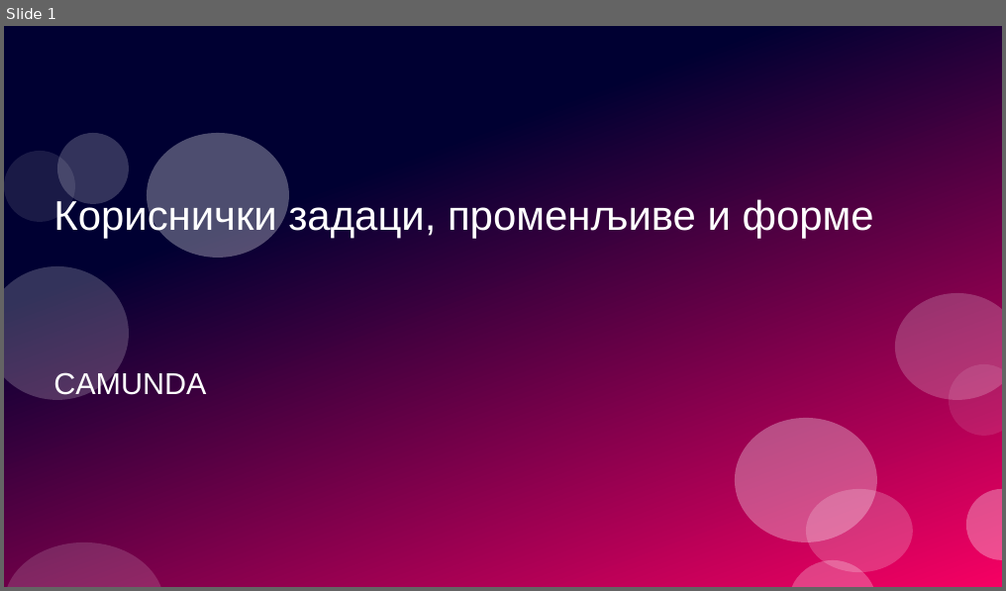
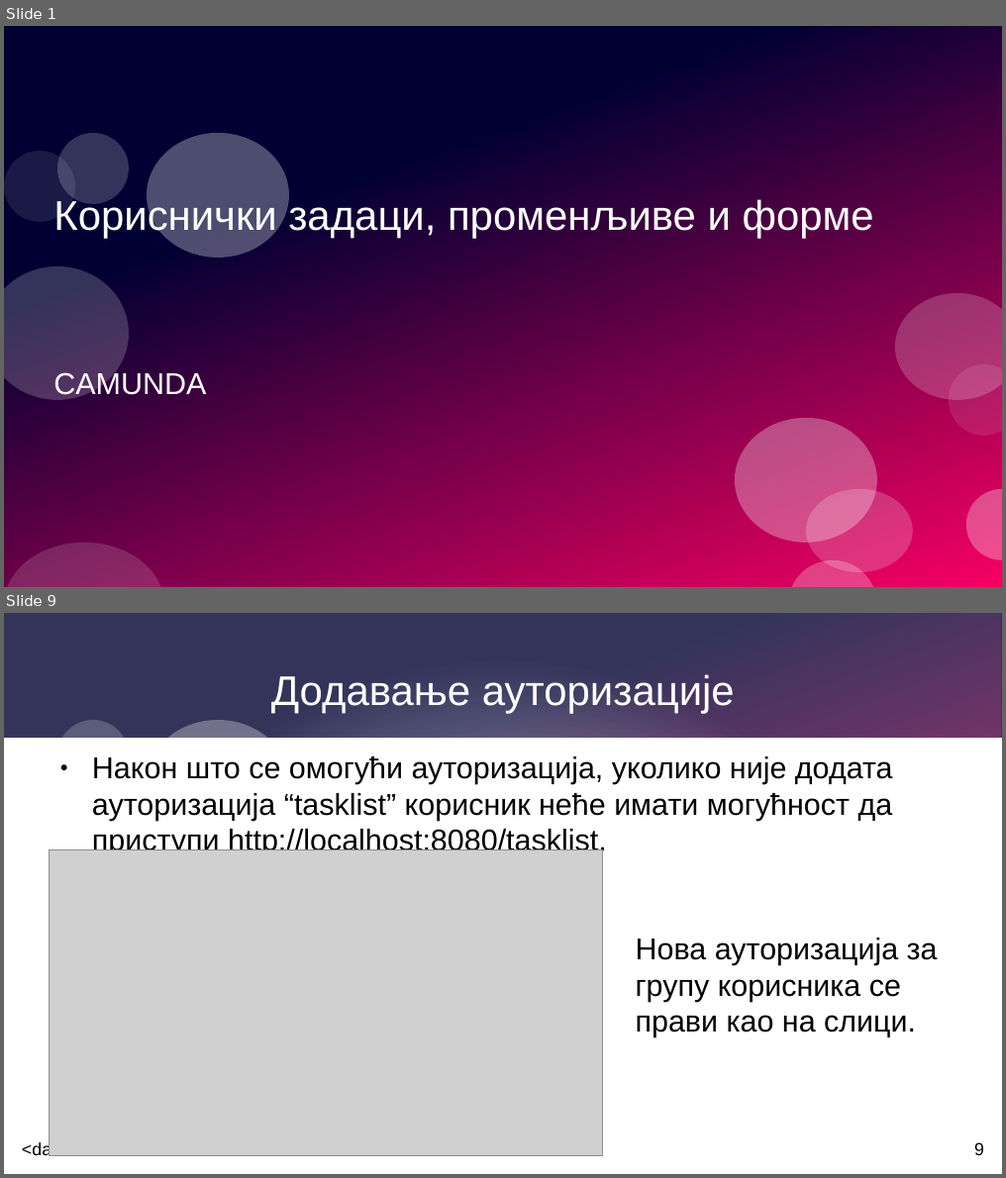
Before and after one commit to balsa-sarenac/upp, a slide deck: 2026-2027/vjezbe/class4/vezbe4.odp. Shown one above the other, each under a label of ours: slide 1 before the commit, slides 1 and 9 after it; the slides between them are not shown. The pictures are 1006x591 and 1006x1178 pixels, drawn with LibreOffice and Linux fonts; fonts in the diff are those of the drawing; grey boxes stand for pictures. Boxes give left, top, right and bottom in pixels: in the first picture for what was removed or moved away, otherwise in the second. Text is boxed around its words. In the diff, an @@ line names an element or a change of style, - is before the commit and + after.

```diff
--- a/2026-2027/vjezbe/class4/vezbe4.odp
+++ b/2026-2027/vjezbe/class4/vezbe4.odp
@@ slide 9 added at box(4, 613, 1002, 1174), background #FFFFFF; not listed: 4 template elements that a slide beside it also shows @@
@@ rectangle added at box(4, 613, 1001, 1174), fill gradient #FFFFFF @@
@@ title added at box(271, 674, 735, 713), 33 pt, text #FFFFFF @@
+Додавање ауторизације
@@ ellipse added at box(148, 720, 289, 845), fill #FFFFFF at 30% opacity @@
@@ rectangle added at box(4, 738, 1002, 1174), fill #FFFFFF @@
@@ text added at box(92, 757, 893, 857), 24 pt, text #000000 @@
+● Након што се омогући ауторизација, уколико није додата ауторизација “tasklist” корисник неће имати могућност да приступи http://localhost:8080/tasklist.
@@ picture added at box(50, 851, 603, 1157) @@
@@ text added at box(636, 938, 938, 1038), 24 pt, text #000000 @@
+Нова ауторизација за групу корисника се прави као на слици.
@@ text added at box(22, 1143, 115, 1160), 14 pt, text #000000 @@
+<date/time>
@@ page number added at box(974, 1143, 984, 1156), 14 pt, text #000000 @@
+9
```
Also in this commit, not shown: 1 slide changed, 3 other slides added, 1 slide removed, 1 other file.
